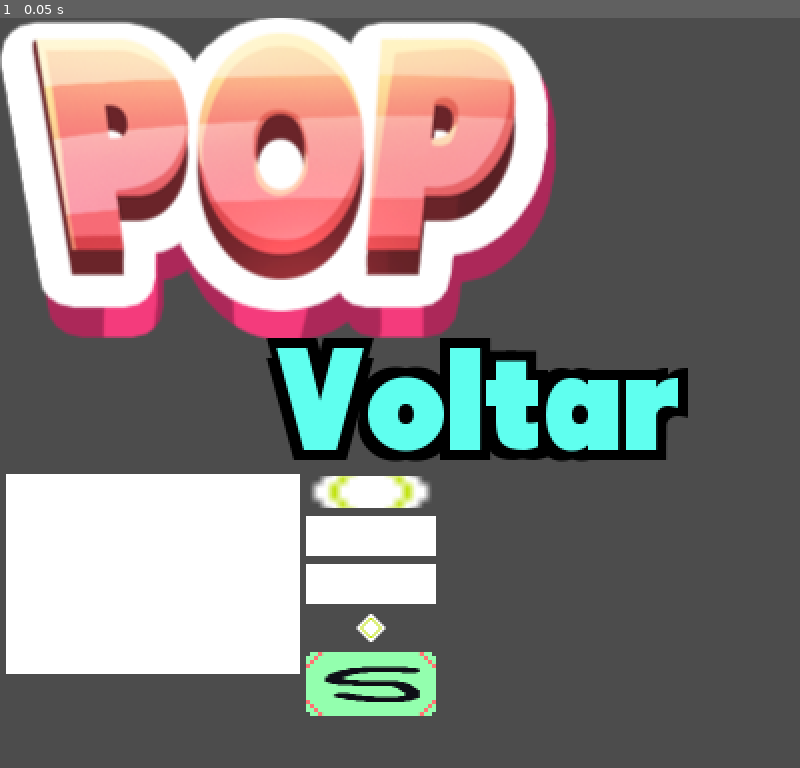
Above: before the commit, frame 1.
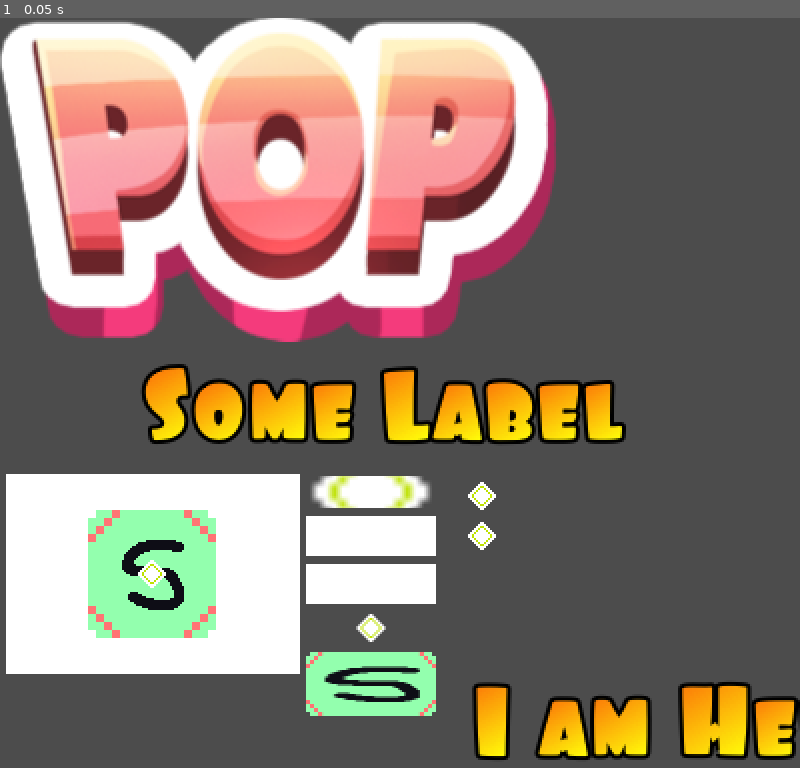
Above: after the commit, the same moment.

Repository: pixelpicosean/voltar
Game: Godot game, scene res://scene/Position.tscn
Same seed, same stepped clock (60 frames per second), same inputs: the game is played once before the commit and once after it. The project has no main scene, so this scene is started directly.
Inputs:
- Up to frame 1 (0.05 s): no input

The runs differ from the first frame. In frame 1, 14% of the frame differs, in the area x 11-100%, y 42-99%.

Commit message:
No more dynamic fonts, let’s use bitmap font instead

Diff:
--- a/assets/scene/Position.json
+++ b/assets/scene/Position.json
@@ -501,7 +501,7 @@
             "anchor_left": 0,
             "anchor_top": 0,
             "anchor_right": 0,
-            "margin_bottom": 394,
+            "margin_bottom": 396,
             "margin_left": 153,
             "margin_top": 229,
             "margin_right": 218,
@@ -665,6 +665,276 @@
                     "children": []
                 }
             ]
+        },
+        {
+            "type": "CenterContainer",
+            "name": "CenterContainer",
+            "anchor_bottom": 0,
+            "anchor_left": 0,
+            "anchor_top": 0,
+            "anchor_right": 0,
+            "margin_bottom": 328,
+            "margin_left": 3,
+            "margin_top": 228,
+            "margin_right": 150,
+            "rect_pivot_offset": {
+                "x": 0,
+                "y": 0
+            },
+            "rect_clip_content": false,
+            "mouse_default_cursor_shape": 0,
+            "size_flags_horizontal": 1,
+            "size_flags_vertical": 1,
+            "use_top_left": false,
+            "children": [
+                {
+                    "type": "TextureRect",
+                    "name": "TextureRect3",
+                    "anchor_bottom": 0,
+                    "anchor_left": 0,
+                    "anchor_top": 0,
+                    "anchor_right": 0,
+                    "margin_bottom": 82,
+                    "margin_left": 41,
+                    "margin_top": 18,
+                    "margin_right": 105,
+                    "rect_pivot_offset": {
+                        "x": 0,
+                        "y": 0
+                    },
+                    "rect_clip_content": false,
+                    "mouse_default_cursor_shape": 0,
+                    "size_flags_horizontal": 1,
+                    "size_flags_vertical": 1,
+                    "texture": "mask/nine-slice",
+                    "stretch_mode": 6,
+                    "children": []
+                },
+                {
+                    "type": "TextureRect",
+                    "name": "TextureRect4",
+                    "anchor_bottom": 0,
+                    "anchor_left": 0,
+                    "anchor_top": 0,
+                    "anchor_right": 0,
+                    "margin_bottom": 58,
+                    "margin_left": 65,
+                    "margin_top": 42,
+                    "margin_right": 81,
+                    "rect_pivot_offset": {
+                        "x": 0,
+                        "y": 0
+                    },
+                    "rect_clip_content": false,
+                    "mouse_default_cursor_shape": 0,
+                    "size_flags_horizontal": 1,
+                    "size_flags_vertical": 1,
+                    "texture": "mask/sample",
+                    "stretch_mode": 6,
+                    "children": []
+                }
+            ]
+        },
+        {
+            "type": "GridContainer",
+            "name": "GridContainer",
+            "anchor_bottom": 0,
+            "anchor_left": 0,
+            "anchor_top": 0,
+            "anchor_right": 0,
+            "margin_bottom": 370,
+            "margin_left": 233,
+            "margin_top": 231,
+            "margin_right": 368,
+            "rect_pivot_offset": {
+                "x": 0,
+                "y": 0
+            },
+            "rect_clip_content": false,
+            "mouse_default_cursor_shape": 0,
+            "size_flags_horizontal": 1,
+            "size_flags_vertical": 1,
+            "columns": 4,
+            "children": [
+                {
+                    "type": "TextureRect",
+                    "name": "TextureRect",
+                    "anchor_bottom": 0,
+                    "anchor_left": 0,
+                    "anchor_top": 0,
+                    "anchor_right": 0,
+                    "margin_bottom": 16,
+                    "margin_right": 16,
+                    "rect_pivot_offset": {
+                        "x": 0,
+                        "y": 0
+                    },
+                    "rect_clip_content": false,
+                    "mouse_default_cursor_shape": 0,
+                    "size_flags_horizontal": 1,
+                    "size_flags_vertical": 1,
+                    "texture": "mask/sample",
+                    "stretch_mode": 0,
+                    "children": []
+                },
+                {
+                    "type": "TextureRect",
+                    "name": "TextureRect2",
+                    "anchor_bottom": 0,
+                    "anchor_left": 0,
+                    "anchor_top": 0,
+                    "anchor_right": 0,
+                    "margin_bottom": 16,
+                    "margin_left": 20,
+                    "margin_right": 36,
+                    "rect_pivot_offset": {
+                        "x": 0,
+                        "y": 0
+                    },
+                    "rect_clip_content": false,
+                    "mouse_default_cursor_shape": 0,
+                    "size_flags_horizontal": 1,
+                    "size_flags_vertical": 1,
+                    "texture": "mask/sample",
+                    "stretch_mode": 0,
+                    "children": []
+                },
+                {
+                    "type": "TextureRect",
+                    "name": "TextureRect3",
+                    "anchor_bottom": 0,
+                    "anchor_left": 0,
+                    "anchor_top": 0,
+                    "anchor_right": 0,
+                    "margin_bottom": 16,
+                    "margin_left": 40,
+                    "margin_right": 104,
+                    "rect_pivot_offset": {
+                        "x": 0,
+                        "y": 0
+                    },
+                    "rect_clip_content": false,
+                    "mouse_default_cursor_shape": 0,
+                    "size_flags_horizontal": 1,
+                    "size_flags_vertical": 1,
+                    "texture": "mask/sample",
+                    "stretch_mode": 0,
+                    "children": []
+                },
+                {
+                    "type": "TextureRect",
+                    "name": "TextureRect4",
+                    "anchor_bottom": 0,
+                    "anchor_left": 0,
+                    "anchor_top": 0,
+                    "anchor_right": 0,
+                    "margin_bottom": 16,
+                    "margin_left": 108,
+                    "margin_right": 124,
+                    "rect_pivot_offset": {
+                        "x": 0,
+                        "y": 0
+                    },
+                    "rect_clip_content": false,
+                    "mouse_default_cursor_shape": 0,
+                    "size_flags_horizontal": 1,
+                    "size_flags_vertical": 1,
+                    "texture": "mask/sample",
+                    "stretch_mode": 0,
+                    "children": []
+                },
+                {
+                    "type": "TextureRect",
+                    "name": "TextureRect5",
+                    "anchor_bottom": 0,
+                    "anchor_left": 0,
+                    "anchor_top": 0,
+                    "anchor_right": 0,
+                    "margin_bottom": 84,
+                    "margin_top": 20,
+                    "margin_right": 16,
+                    "rect_pivot_offset": {
+                        "x": 0,
+                        "y": 0
+                    },
+                    "rect_clip_content": false,
+                    "mouse_default_cursor_shape": 0,
+                    "size_flags_horizontal": 1,
+                    "size_flags_vertical": 1,
+                    "texture": "mask/sample",
+                    "stretch_mode": 0,
+                    "children": []
+                },
+                {
+                    "type": "TextureRect",
+                    "name": "TextureRect6",
+                    "anchor_bottom": 0,
+                    "anchor_left": 0,
+                    "anchor_top": 0,
+                    "anchor_right": 0,
+                    "margin_bottom": 84,
+                    "margin_left": 20,
+                    "margin_top": 20,
+                    "margin_right": 36,
+                    "rect_pivot_offset": {
+                        "x": 0,
+                        "y": 0
+                    },
+                    "rect_clip_content": false,
+                    "mouse_default_cursor_shape": 0,
+                    "size_flags_horizontal": 1,
+                    "size_flags_vertical": 1,
+                    "texture": "mask/sample",
+                    "stretch_mode": 0,
+                    "children": []
+                },
+                {
+                    "type": "TextureRect",
+                    "name": "TextureRect7",
+                    "anchor_bottom": 0,
+                    "anchor_left": 0,
+                    "anchor_top": 0,
+                    "anchor_right": 0,
+                    "margin_bottom": 84,
+                    "margin_left": 40,
+                    "margin_top": 20,
+                    "margin_right": 104,
+                    "rect_pivot_offset": {
+                        "x": 0,
+                        "y": 0
+                    },
+                    "rect_clip_content": false,
+                    "mouse_default_cursor_shape": 0,
+                    "size_flags_horizontal": 1,
+                    "size_flags_vertical": 1,
+                    "texture": "mask/nine-slice",
+                    "stretch_mode": 0,
+                    "children": []
+                },
+                {
+                    "type": "TextureRect",
+                    "name": "TextureRect8",
+                    "anchor_bottom": 0,
+                    "anchor_left": 0,
+                    "anchor_top": 0,
+                    "anchor_right": 0,
+                    "margin_bottom": 84,
+                    "margin_left": 108,
+                    "margin_top": 20,
+                    "margin_right": 124,
+                    "rect_pivot_offset": {
+                        "x": 0,
+                        "y": 0
+                    },
+                    "rect_clip_content": false,
+                    "mouse_default_cursor_shape": 0,
+                    "size_flags_horizontal": 1,
+                    "size_flags_vertical": 1,
+                    "texture": "mask/sample",
+                    "stretch_mode": 0,
+                    "children": []
+                }
+            ]
         }
     ]
 }
--- a/assets/scene/Position.tscn
+++ b/assets/scene/Position.tscn
@@ -1,7 +1,7 @@
-[gd_scene load_steps=8 format=2]
+[gd_scene load_steps=7 format=2]
 
 [ext_resource path="res://image/sprites/title/pop.png" type="Texture" id=1]
-[ext_resource path="res://font/Tondu Beta.ttf" type="DynamicFontData" id=2]
+[ext_resource path="res://font/Foo.fnt" type="BitmapFont" id=2]
 [ext_resource path="res://image/sprites/mask/sample.png" type="Texture" id=3]
 [ext_resource path="res://image/sprites/mask/nine-slice.png" type="Texture" id=4]
 
@@ -168,14 +168,6 @@
 "values": [ Vector2( 1, 1 ), Vector2( 1, 1 ), Vector2( 1.5, 1.5 ), Vector2( 1, 1 ) ]
 }
 
-[sub_resource type="DynamicFont" id=3]
-
-size = 72
-use_mipmaps = false
-use_filter = false
-font_data = ExtResource( 2 )
-_sections_unfolded = [ "Font", "Settings" ]
-
 [node name="Node2D" type="Node2D" index="0"]
 
 [node name="pop" type="Sprite" parent="." index="0"]
@@ -202,29 +194,24 @@
 anchor_top = 0.0
 anchor_right = 1.0
 anchor_bottom = 1.0
-margin_left = 137.0
-margin_top = 162.0
-margin_right = 215.0
-margin_bottom = 170.0
+margin_left = 68.0
+margin_top = 161.0
+margin_right = 265.0
+margin_bottom = 162.0
 rect_pivot_offset = Vector2( 71, 36 )
 rect_clip_content = false
 mouse_filter = 2
 mouse_default_cursor_shape = 0
 size_flags_horizontal = 1
 size_flags_vertical = 4
-custom_fonts/font = SubResource( 3 )
-custom_colors/font_color = Color( 0.375, 1, 0.941406, 1 )
-custom_colors/font_color_shadow = Color( 0, 0, 0, 1 )
-custom_constants/shadow_offset_x = 5
-custom_constants/shadow_offset_y = 5
-custom_constants/shadow_as_outline = 1
-text = "Voltar"
+custom_fonts/font = ExtResource( 2 )
+text = "Some Label"
 align = 1
 valign = 1
 percent_visible = 1.0
 lines_skipped = 0
 max_lines_visible = -1
-_sections_unfolded = [ "Anchor", "Rect", "custom_colors", "custom_constants", "custom_fonts" ]
+_sections_unfolded = [ "Anchor", "custom_fonts" ]
 
 [node name="ColorRect" type="ColorRect" parent="." index="3"]
 
@@ -247,6 +234,7 @@
 
 [node name="VBoxContainer" type="VBoxContainer" parent="." index="4"]
 
+editor/display_folded = true
 anchor_left = 0.0
 anchor_top = 0.0
 anchor_right = 0.0
@@ -254,7 +242,7 @@
 margin_left = 153.0
 margin_top = 229.0
 margin_right = 218.0
-margin_bottom = 394.0
+margin_bottom = 396.0
 rect_pivot_offset = Vector2( 0, 0 )
 rect_clip_content = false
 mouse_filter = 1
@@ -300,6 +288,7 @@
 
 [node name="MarginContainer" type="MarginContainer" parent="VBoxContainer" index="2"]
 
+editor/display_folded = true
 anchor_left = 0.0
 anchor_top = 0.0
 anchor_right = 0.0
@@ -372,3 +361,256 @@
 patch_margin_right = 16
 patch_margin_bottom = 16
 _sections_unfolded = [ "Axis Stretch", "Patch Margin" ]
+
+[node name="CenterContainer" type="CenterContainer" parent="." index="5"]
+
+editor/display_folded = true
+anchor_left = 0.0
+anchor_top = 0.0
+anchor_right = 0.0
+anchor_bottom = 0.0
+margin_left = 3.0
+margin_top = 228.0
+margin_right = 150.0
+margin_bottom = 328.0
+rect_pivot_offset = Vector2( 0, 0 )
+rect_clip_content = false
+mouse_filter = 0
+mouse_default_cursor_shape = 0
+size_flags_horizontal = 1
+size_flags_vertical = 1
+use_top_left = false
+
+[node name="TextureRect3" type="TextureRect" parent="CenterContainer" index="0"]
+
+anchor_left = 0.0
+anchor_top = 0.0
+anchor_right = 0.0
+anchor_bottom = 0.0
+margin_left = 41.0
+margin_top = 18.0
+margin_right = 105.0
+margin_bottom = 82.0
+rect_pivot_offset = Vector2( 0, 0 )
+rect_clip_content = false
+mouse_filter = 1
+mouse_default_cursor_shape = 0
+size_flags_horizontal = 1
+size_flags_vertical = 1
+texture = ExtResource( 4 )
+stretch_mode = 6
+_sections_unfolded = [ "Rect" ]
+
+[node name="TextureRect4" type="TextureRect" parent="CenterContainer" index="1"]
+
+anchor_left = 0.0
+anchor_top = 0.0
+anchor_right = 0.0
+anchor_bottom = 0.0
+margin_left = 65.0
+margin_top = 42.0
+margin_right = 81.0
+margin_bottom = 58.0
+rect_pivot_offset = Vector2( 0, 0 )
+rect_clip_content = false
+mouse_filter = 1
+mouse_default_cursor_shape = 0
+size_flags_horizontal = 1
+size_flags_vertical = 1
+texture = ExtResource( 3 )
+stretch_mode = 6
+_sections_unfolded = [ "Rect" ]
+
+[node name="GridContainer" type="GridContainer" parent="." index="6"]
+
+anchor_left = 0.0
+anchor_top = 0.0
+anchor_right = 0.0
+anchor_bottom = 0.0
+margin_left = 233.0
+margin_top = 231.0
+margin_right = 543.0
+margin_bottom = 384.0
+rect_pivot_offset = Vector2( 0, 0 )
+rect_clip_content = false
+mouse_filter = 1
+mouse_default_cursor_shape = 0
+size_flags_horizontal = 1
+size_flags_vertical = 1
+columns = 4
+
+[node name="TextureRect" type="TextureRect" parent="GridContainer" index="0"]
+
+anchor_left = 0.0
+anchor_top = 0.0
+anchor_right = 0.0
+anchor_bottom = 0.0
+margin_right = 215.0
+margin_bottom = 16.0
+rect_pivot_offset = Vector2( 0, 0 )
+rect_clip_content = false
+mouse_filter = 1
+mouse_default_cursor_shape = 0
+size_flags_horizontal = 1
+size_flags_vertical = 1
+texture = ExtResource( 3 )
+stretch_mode = 0
+_sections_unfolded = [ "Rect" ]
+
+[node name="TextureRect2" type="TextureRect" parent="GridContainer" index="1"]
+
+anchor_left = 0.0
+anchor_top = 0.0
+anchor_right = 0.0
+anchor_bottom = 0.0
+margin_left = 219.0
+margin_right = 235.0
+margin_bottom = 16.0
+rect_pivot_offset = Vector2( 0, 0 )
+rect_clip_content = false
+mouse_filter = 1
+mouse_default_cursor_shape = 0
+size_flags_horizontal = 1
+size_flags_vertical = 1
+texture = ExtResource( 3 )
+stretch_mode = 0
+_sections_unfolded = [ "Rect" ]
+
+[node name="TextureRect3" type="TextureRect" parent="GridContainer" index="2"]
+
+anchor_left = 0.0
+anchor_top = 0.0
+anchor_right = 0.0
+anchor_bottom = 0.0
+margin_left = 239.0
+margin_right = 303.0
+margin_bottom = 16.0
+rect_pivot_offset = Vector2( 0, 0 )
+rect_clip_content = false
+mouse_filter = 1
+mouse_default_cursor_shape = 0
+size_flags_horizontal = 1
+size_flags_vertical = 1
+texture = ExtResource( 3 )
+stretch_mode = 0
+_sections_unfolded = [ "Rect" ]
+
+[node name="TextureRect4" type="TextureRect" parent="GridContainer" index="3"]
+
+anchor_left = 0.0
+anchor_top = 0.0
+anchor_right = 0.0
+anchor_bottom = 0.0
+margin_left = 307.0
+margin_right = 323.0
+margin_bottom = 16.0
+rect_pivot_offset = Vector2( 0, 0 )
+rect_clip_content = false
+mouse_filter = 1
+mouse_default_cursor_shape = 0
+size_flags_horizontal = 1
+size_flags_vertical = 1
+texture = ExtResource( 3 )
+stretch_mode = 0
+_sections_unfolded = [ "Rect" ]
+
+[node name="TextureRect5" type="TextureRect" parent="GridContainer" index="4"]
+
+anchor_left = 0.0
+anchor_top = 0.0
+anchor_right = 0.0
+anchor_bottom = 0.0
+margin_top = 20.0
+margin_right = 215.0
+margin_bottom = 84.0
+rect_pivot_offset = Vector2( 0, 0 )
+rect_clip_content = false
+mouse_filter = 1
+mouse_default_cursor_shape = 0
+size_flags_horizontal = 1
+size_flags_vertical = 1
+texture = ExtResource( 3 )
+stretch_mode = 0
+_sections_unfolded = [ "Rect" ]
+
+[node name="TextureRect6" type="TextureRect" parent="GridContainer" index="5"]
+
+anchor_left = 0.0
+anchor_top = 0.0
+anchor_right = 0.0
+anchor_bottom = 0.0
+margin_left = 219.0
+margin_top = 20.0
+margin_right = 235.0
+margin_bottom = 84.0
+rect_pivot_offset = Vector2( 0, 0 )
+rect_clip_content = false
+mouse_filter = 1
+mouse_default_cursor_shape = 0
+size_flags_horizontal = 1
+size_flags_vertical = 1
+texture = ExtResource( 3 )
+stretch_mode = 0
+_sections_unfolded = [ "Rect" ]
+
+[node name="TextureRect7" type="TextureRect" parent="GridContainer" index="6"]
+
+anchor_left = 0.0
+anchor_top = 0.0
+anchor_right = 0.0
+anchor_bottom = 0.0
+margin_left = 239.0
+margin_top = 20.0
+margin_right = 303.0
+margin_bottom = 84.0
+rect_pivot_offset = Vector2( 0, 0 )
+rect_clip_content = false
+mouse_filter = 1
+mouse_default_cursor_shape = 0
+size_flags_horizontal = 1
+size_flags_vertical = 1
+texture = ExtResource( 4 )
+stretch_mode = 0
+_sections_unfolded = [ "Rect" ]
+
+[node name="TextureRect8" type="TextureRect" parent="GridContainer" index="7"]
+
+anchor_left = 0.0
+anchor_top = 0.0
+anchor_right = 0.0
+anchor_bottom = 0.0
+margin_left = 307.0
+margin_top = 20.0
+margin_right = 323.0
+margin_bottom = 84.0
+rect_pivot_offset = Vector2( 0, 0 )
+rect_clip_content = false
+mouse_filter = 1
+mouse_default_cursor_shape = 0
+size_flags_horizontal = 1
+size_flags_vertical = 1
+texture = ExtResource( 3 )
+stretch_mode = 0
+_sections_unfolded = [ "Rect" ]
+
+[node name="Label" type="Label" parent="GridContainer" index="8"]
+
+anchor_left = 0.0
+anchor_top = 0.0
+anchor_right = 0.0
+anchor_bottom = 0.0
+margin_top = 88.0
+margin_right = 215.0
+margin_bottom = 153.0
+rect_pivot_offset = Vector2( 0, 0 )
+rect_clip_content = false
+mouse_filter = 2
+mouse_default_cursor_shape = 0
+size_flags_horizontal = 1
+size_flags_vertical = 4
+custom_fonts/font = ExtResource( 2 )
+text = "I am Here"
+percent_visible = 1.0
+lines_skipped = 0
+max_lines_visible = -1
+_sections_unfolded = [ "custom_fonts" ]
Binary file removed: assets/font/Tondu Beta.ttf
